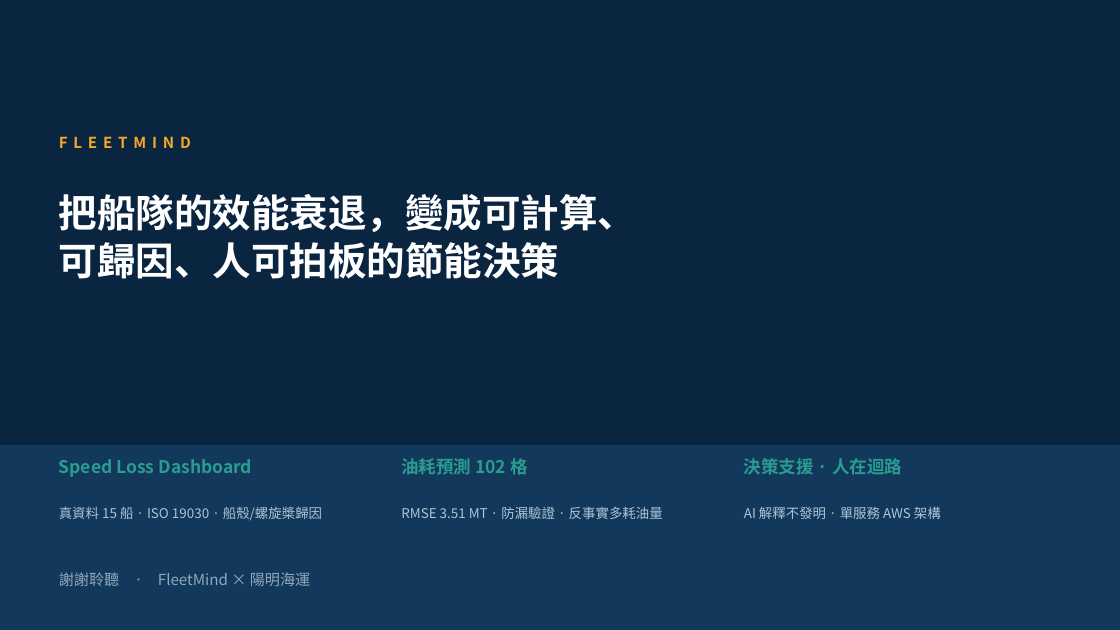
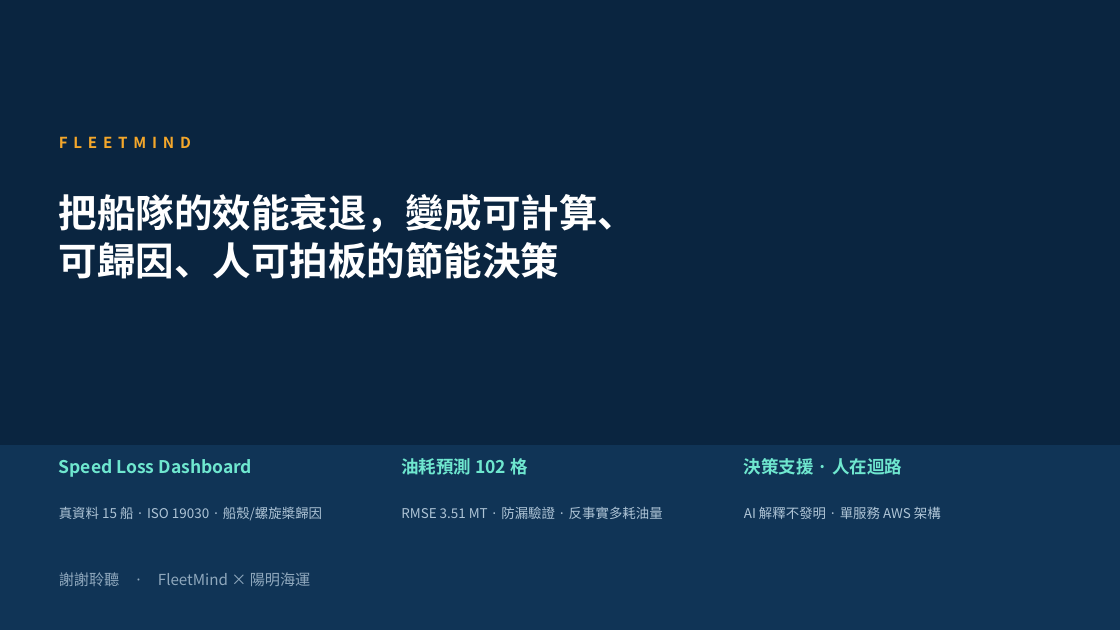
Before and after one commit to wsx5031060310guy/fleetmind-yang-ming-hackathon, a slide deck: slide 11 of apps/api/src/main/resources/static/proposal/fleetmind-proposal-deck.pptx. Drawn at 1120x630 pixels with LibreOffice and Linux fonts; fonts in the diff are those of the drawing; background and template pictures are left out. Boxes give left, top, right and bottom in pixels: in the first picture for what was removed or moved away, otherwise in the second. Text is boxed around its words. In the diff, an @@ line names an element or a change of style, - is before the commit and + after.

```diff
--- a/apps/api/src/main/resources/static/proposal/fleetmind-proposal-deck.pptx
+++ b/apps/api/src/main/resources/static/proposal/fleetmind-proposal-deck.pptx
@@ rectangle added at <box>0,0,1120,630</box>, fill #0A2540 at 82% opacity @@
@@ rectangle at <box>0,445,1120,630</box>: fill #12385C to #12385C at 80% opacity @@
@@ text colour #2A9D8F to #6FE7CF in 3 elements at <box>59,459,253,477</box>, <box>401,458,527,475</box>, <box>744,458,902,475</box> @@
```
Also in this commit, not shown: 2 other slides changed, 12 other files.
